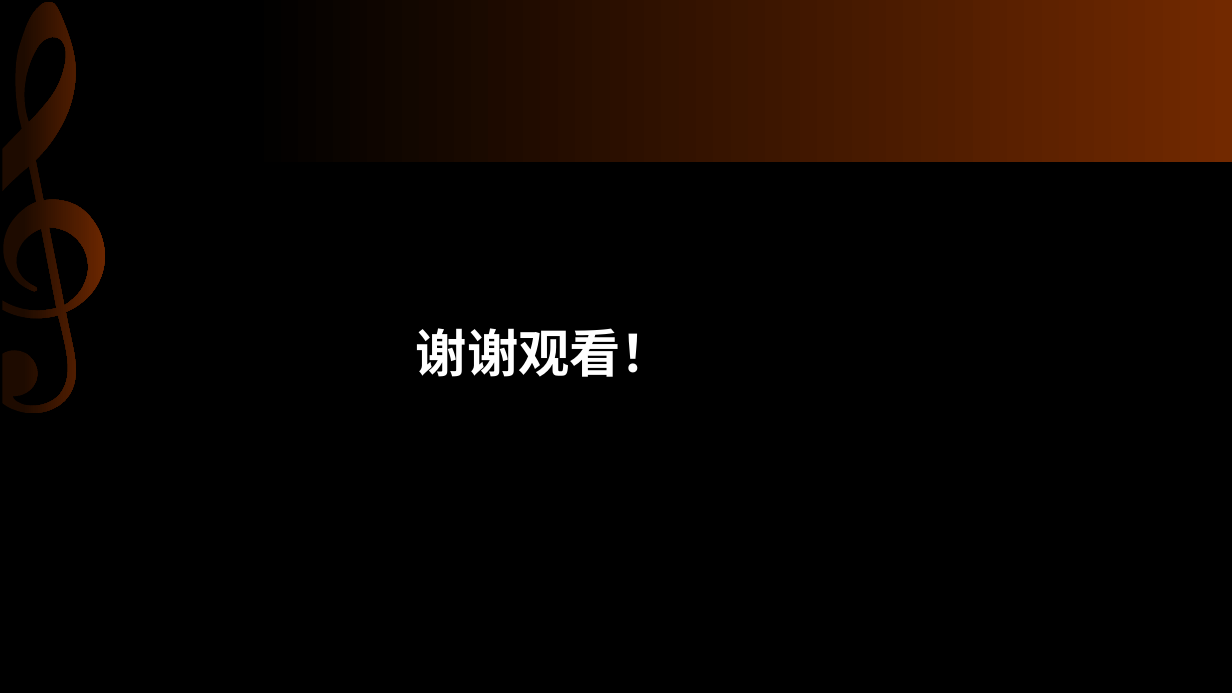
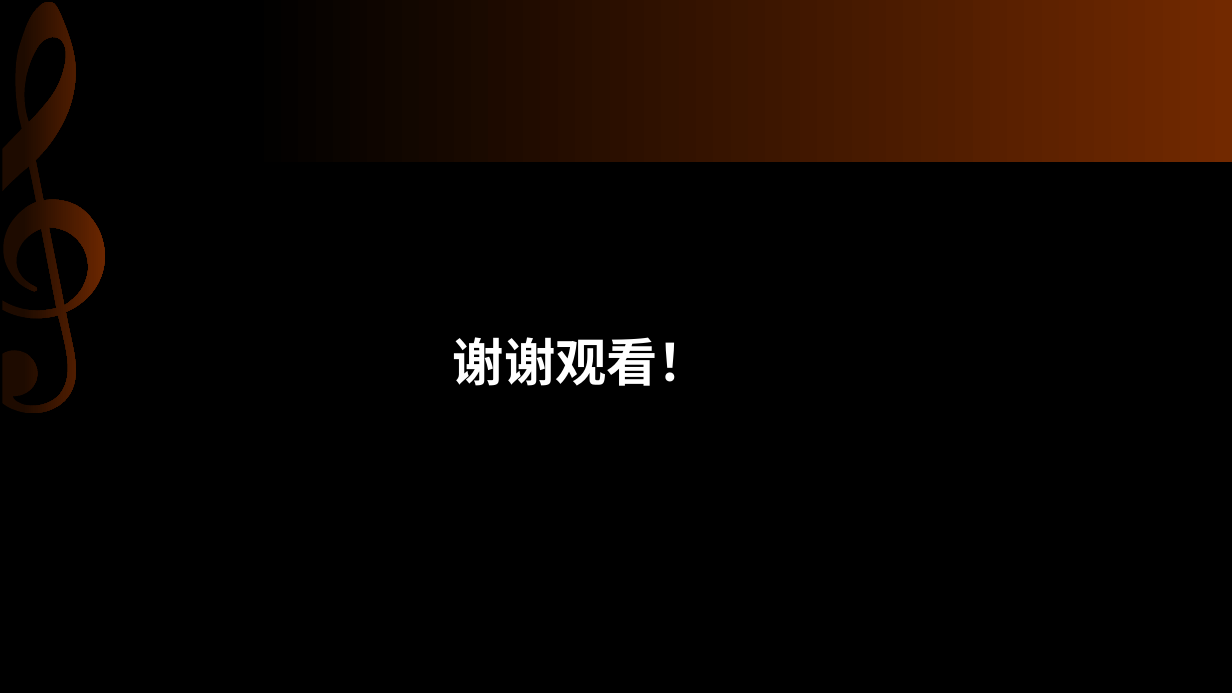
Before and after one commit to tojiang/cyxk, a slide deck: slide 8 of TeamReportSlides/第二组/第二组-团队报告-第八周.pptx (slide 7 before the commit). Drawn at 1232x693 pixels with LibreOffice and Linux fonts; fonts in the diff are those of the drawing. Boxes give left, top, right and bottom in pixels: in the first picture for what was removed or moved away, otherwise in the second. Text is boxed around its words. In the diff, an @@ line names an element or a change of style, - is before the commit and + after.

```diff
--- a/TeamReportSlides/第二组/第二组-团队报告-第八周.pptx
+++ b/TeamReportSlides/第二组/第二组-团队报告-第八周.pptx
@@ title "谢谢观看！" moved from (x1=416, y1=328, x2=672, y2=377) to (x1=453, y1=337, x2=709, y2=386) @@
```
Also in this commit, not shown: 3 other slides changed, 1 slide added.
